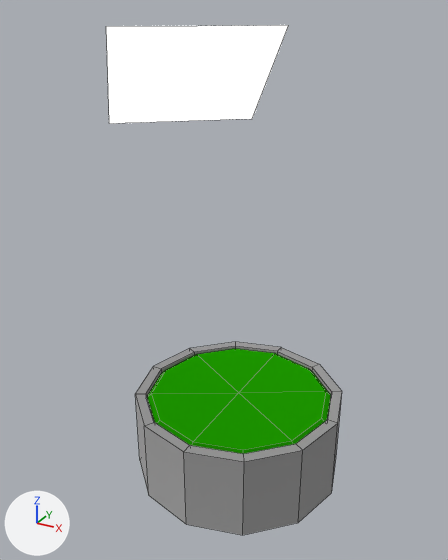
Renders of the Blender file Props/Buttons/RoundPushButton/RoundPushButton.blend from each side of a commit.
Before and after are seen from a camera (50 mm lens) standing at (2.32, -4.51, 4.21) and looking at (-0.79, 1.14, 1.39). Lighting does not change. The marker at lower left points along +X, +Y and +Z. Mesh edges are drawn as thin lines.

The scene before the commit, as lines of its bpy script (objects in view):
```python
mat_roundpushbutton_base_material = diffuse_material('RoundPushButton_Base_Material')
mat_roundpushbutton_base_material.base_color = (0.319, 0.319, 0.319)  # grey #999999
mat_roundpushbutton_base_material.roughness = 1.0
me_plane = bpy.data.meshes.new('Plane')
me_plane.from_pydata([(-1.0, -1.0, 0.0), (1.0, -1.0, 0.0), (-1.0, 1.0, 0.0), (1.0, 1.0, 0.0)], [], [(0, 1, 3, 2)])
me_plane.materials.append(mat_lamp_material)  # white #e7e7e7
me_roundpushbutton_base_mesh = bpy.data.meshes.new('RoundPushButton_Base_Mesh')
me_roundpushbutton_base_mesh.from_pydata(...)  # 48 vertices, 36 faces; spans x -1.0..1.0, y -1.0..1.0, z 0.0..0.8
me_roundpushbutton_base_mesh.materials.append(mat_roundpushbutton_base_material)  # grey #999999
me_roundpushbutton_head_mesh = bpy.data.meshes.new('RoundPushButton_Head_Mesh')
me_roundpushbutton_head_mesh.from_pydata(...)  # 37 vertices, 30 faces; spans x -0.9..0.9, y -0.9..0.9, z 0.4..0.8
me_roundpushbutton_head_mesh.materials.append(mat_roundpushbutton_head_material)  # green #1f9900
ob_plane = bpy.data.objects.new('Plane', me_plane)
ob_plane.location = (-1.92, 2.33, 3.4)
ob_plane.rotation_euler = (0.0, -0.681, -0.863)  # degrees (0, -39, -49)
ob_roundpushbutton_base = bpy.data.objects.new('RoundPushButton_Base', me_roundpushbutton_base_mesh)
ob_roundpushbutton_base.location = (0.0, 0.0, 0.0)
ob_roundpushbutton_head = bpy.data.objects.new('RoundPushButton_Head', me_roundpushbutton_head_mesh)
ob_roundpushbutton_head.location = (0.0, 0.0, 0.0)
```
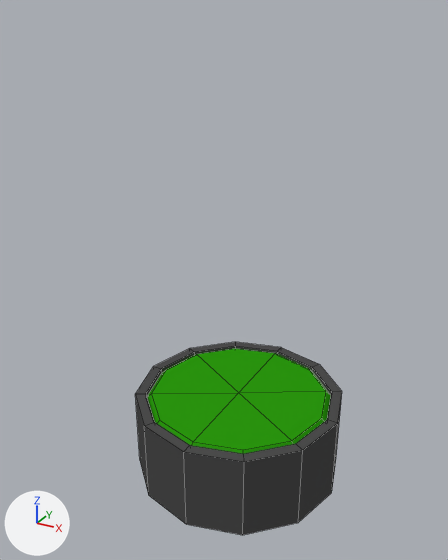
The newer file is also rescaled (x0.5) as a whole; pictures and numbers use the older file's frame.

Diff of the bpy script that builds the scene:
```diff
--- a/Props/Buttons/RoundPushButton/RoundPushButton.blend.py
+++ b/Props/Buttons/RoundPushButton/RoundPushButton.blend.py
@@ mat_roundpushbutton_base_material @@
 mat_roundpushbutton_base_material = diffuse_material('RoundPushButton_Base_Material')
-mat_roundpushbutton_base_material.base_color = (0.319, 0.319, 0.319)  # grey #999999
-mat_roundpushbutton_base_material.roughness = 1.0
+mat_roundpushbutton_base_material.base_color = (0.0732, 0.0732, 0.0732)  # dark grey #4c4c4c
@@ ob_plane @@
-ob_plane = bpy.data.objects.new('Plane', me_plane)
-ob_plane.location = (-1.92, 2.33, 3.4)
-ob_plane.rotation_euler = (0.0, -0.681, -0.863)  # degrees (0, -39, -49)
```

What differs and where, as boxes [x1, y1, x2, y2] in the pictures (448 x 560 px):
'RoundPushButton_Base', recoloured: [135, 342, 342, 535] in both
'Plane', deleted: before [106, 25, 288, 123]
